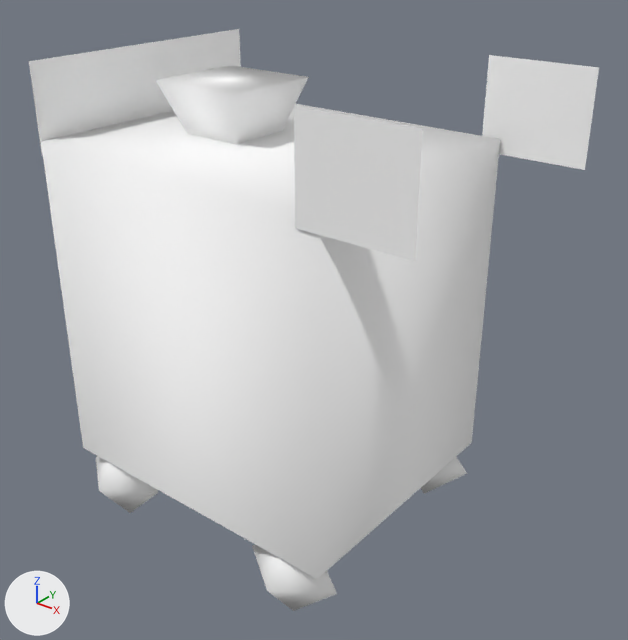
Before and after pictures for a commit that changed the glTF model public/3d/item/model__item__room.ofs_3450_0/3450kg_sh2_21.gltf.
Camera for both pictures: a camera (50 mm lens) standing at (1.173, -1.428, 1.419) and looking at (0.021, 0.012, 0.527). The axes (+X, +Y, +Z) are drawn at lower left. The lights are the same throughout. The older version comes first.

The older version as bpy lines, for what is in view:
```python
mat_sh2_21_0 = principled_material('sh2_21_0')
mat_sh2_21_0.base_color = (1.0, 1.0, 1.0)  # white #ffffff
mat_sh2_21_0.roughness = 1.0
mat_sh2_21_1 = principled_material('sh2_21_1')
mat_sh2_21_1.base_color = (1.0, 1.0, 1.0)  # white #ffffff
mat_sh2_21_1.roughness = 1.0
mat_sh2_21_2 = principled_material('sh2_21_2')
mat_sh2_21_2.base_color = (1.0, 1.0, 1.0)  # white #ffffff
mat_sh2_21_2.roughness = 1.0
me_3450kg_sh2_21 = bpy.data.meshes.new('3450kg_sh2_21')
me_3450kg_sh2_21.from_pydata(...)  # 71 vertices, 70 faces; spans x -0.493..0.499, y -0.366..0.366, z -0.051..1.113
# faces by material slot: [12, 44, 14]
me_3450kg_sh2_21.materials.append(mat_sh2_21_1)  # white #ffffff
me_3450kg_sh2_21.materials.append(mat_sh2_21_0)  # white #ffffff
me_3450kg_sh2_21.materials.append(mat_sh2_21_2)  # white #ffffff
ob_3450kg_sh2_21 = bpy.data.objects.new('3450kg_sh2_21', me_3450kg_sh2_21)
ob_3450kg_sh2_21.location = (0.0, 0.0, 0.0)
```
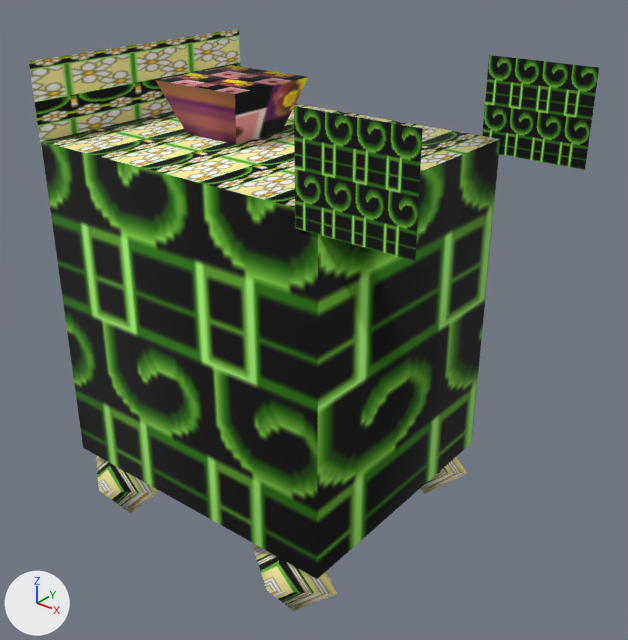
The change in detail:
Picture 'sh2_21_2' (img_sh2_21_2) is new.
Picture 'sh2_21_0' (img_sh2_21_0) is new.
Picture 'sh2_21_1' (img_sh2_21_1) is new.
In material 'sh2_21_1' (mat_sh2_21_1), base_color is no longer (1.0, 1.0, 1.0), white #ffffff.
In material 'sh2_21_1' (mat_sh2_21_1), texture is now set to img_sh2_21_1.
In material 'sh2_21_0' (mat_sh2_21_0), base_color is no longer (1.0, 1.0, 1.0), white #ffffff.
In material 'sh2_21_0' (mat_sh2_21_0), texture is now set to img_sh2_21_0.
In material 'sh2_21_2' (mat_sh2_21_2), base_color is no longer (1.0, 1.0, 1.0), white #ffffff.
In material 'sh2_21_2' (mat_sh2_21_2), texture is now set to img_sh2_21_2.

Location of each change, (x1, y1, x2, y2) in pixels of the pictures (628 x 640 px):
'3450kg_sh2_21', surface changed (darker): (29, 29, 599, 611) in both
